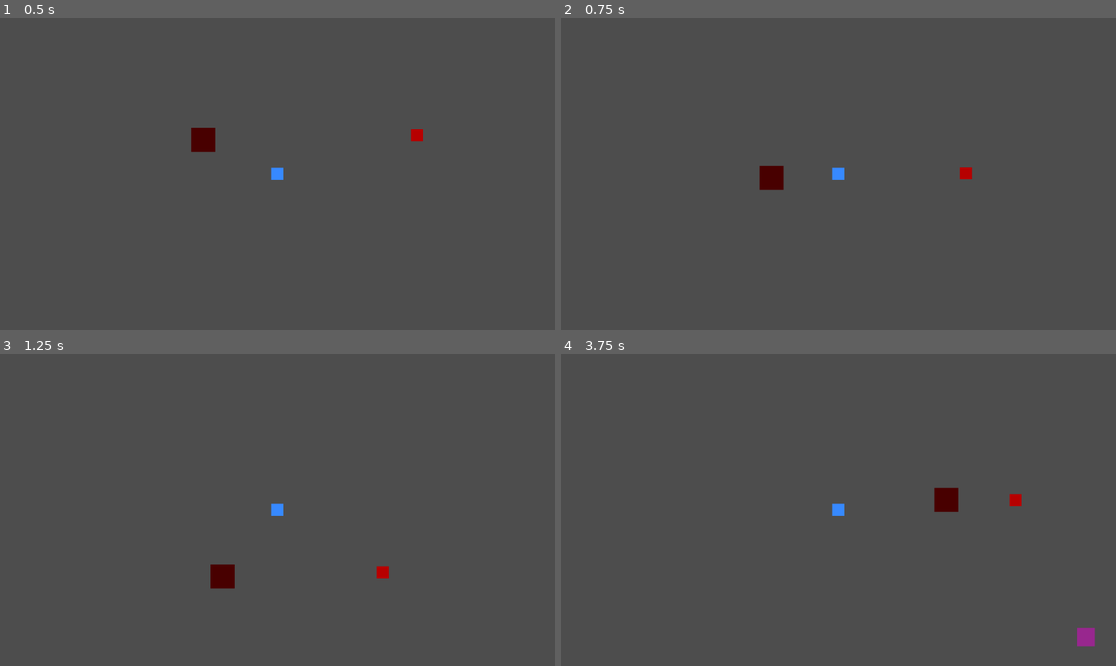
Above: before the commit, frames 1-4 (two rows, left to right).
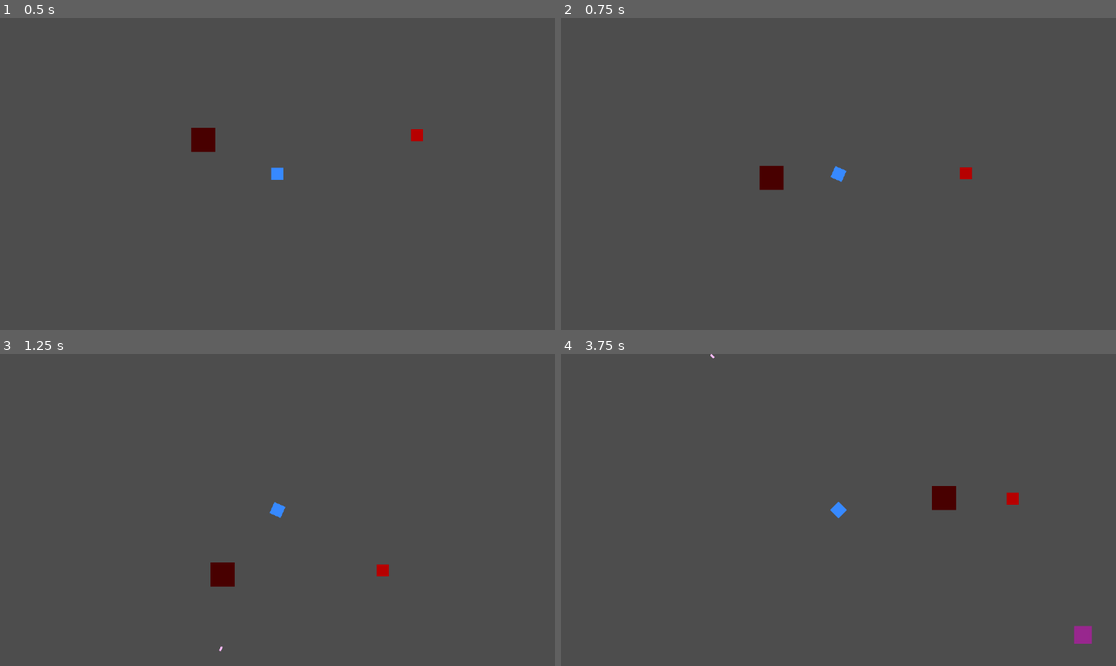
Above: after the commit, the same moments.

Repository: Nowex214/survivor-arena
Game: Godot game, scene res://World/Scene/world.tscn
Two runs of this game, one before a commit and one after it. Both use one fixed random seed, a clock stepped at 60 frames per second and the inputs below.
Inputs (mouse positions are in pixels of both pictures, inside the frame that each line leads up to):
- Up to frame 1 (0.5 s): no input
- Up to frame 2 (0.75 s): move the mouse to (810, 236) at 0.52 s; press the mouse at (810, 236) at 0.53 s; hold W (move_up) from 0.53 s (still down)
- Up to frame 3 (1.25 s): keep holding W (move_up)
- Up to frame 4 (3.75 s): move the mouse to (1005, 556) at 1.27 s; release the mouse at (1005, 556) at 1.28 s; click (1005, 556) at 1.35 s; move the mouse to (672, 463) at 2.02 s; release W (move_up) at 2.03 s; press the mouse at (672, 463) at 2.03 s; hold A (move_left) 2.03-3.53 s; move the mouse to (866, 510) at 2.77 s; release the mouse at (866, 510) at 2.78 s; click (866, 510) at 2.85 s; move the mouse to (755, 432) at 3.52 s; press the mouse at (755, 432) at 3.53 s; hold S (move_down) from 3.53 s (still down)

Frame 1 is identical in both runs. In frame 2, less than 0.1% of the frame differs, in the area x 48-52%, y 47-53%; in frame 3, 0.1%; in frame 4, 0.3%, in the area x 26-97%, y 0-94%.

Commit message:
shooting func started

Diff:
--- a/survivor-arena/Enemies/Scene/enemies.tscn
+++ b/survivor-arena/Enemies/Scene/enemies.tscn
@@ -9,6 +9,8 @@
 
 [node name="Enemies" type="CharacterBody2D" groups=["Enemies"]]
 script = ExtResource("1_85357")
+max_health = null
+move_speed = null
 attack_range = 35.0
 attack_damage = 7.0
 attack_speed = 2.0
--- a/survivor-arena/Enemies/Scene/tank_enemies.tscn
+++ b/survivor-arena/Enemies/Scene/tank_enemies.tscn
@@ -10,7 +10,7 @@
 
 [node name="Tank_Enemies" type="CharacterBody2D" groups=["Enemies"]]
 script = ExtResource("1_no3bb")
-max_health = 500
+max_health = 300
 attack_range = 50.0
 attack_damage = 4.0
 attack_speed = 1.5
--- a/survivor-arena/Enemies/Script/enemies.gd
+++ b/survivor-arena/Enemies/Script/enemies.gd
@@ -49,3 +49,10 @@
 		return
 	attack_cooldown = 1.0 / attack_speed
 	player.take_damage(attack_damage)
+
+func take_damage(amount: int) -> void:
+	max_health -= amount
+	if max_health >= 0:
+		print("Enemy HP: ", max_health)
+	if max_health <= 0:
+		queue_free()
--- a/survivor-arena/Player/Scene/player.tscn
+++ b/survivor-arena/Player/Scene/player.tscn
@@ -6,9 +6,6 @@
 
 [sub_resource type="QuadMesh" id="QuadMesh_hoak5"]
 size = Vector2(20, 20)
-
-[sub_resource type="RectangleShape2D" id="RectangleShape2D_hoak5"]
-size = Vector2(24, 24)
 
 [node name="Player" type="CharacterBody2D" groups=["Player"]]
 script = ExtResource("1_4flbx")
@@ -23,9 +20,6 @@
 [node name="Camera2D" type="Camera2D" parent="."]
 zoom = Vector2(1.25, 1.25)
 
-[node name="Hitbox" type="Area2D" parent="."]
-
-[node name="CollisionShape2D" type="CollisionShape2D" parent="Hitbox"]
-shape = SubResource("RectangleShape2D_hoak5")
-
-[connection signal="body_entered" from="Hitbox" to="." method="_on_hitbox_body_entered"]
+[node name="Marker2D" type="Marker2D" parent="."]
+position = Vector2(15, 0)
+rotation = -1.5726103
--- a/survivor-arena/Player/Script/player.gd
+++ b/survivor-arena/Player/Script/player.gd
@@ -1,23 +1,51 @@
 extends CharacterBody2D
 
-const SPEED : float = 300.0
+var bullet_scene = preload("res://Weapon/Scene/bullet.tscn")
 
-var health : int = 100
+@onready var shoot_marker : Marker2D = $Marker2D
 
-func _physics_process(_delta: float) -> void:
+@export var move_speed : float = 300.0
+@export var max_health : int = 100
+@export var fire_rate : float = 0.25
+
+var fire_cooldown : float = 0.0
+
+func _physics_process(delta: float) -> void:
 	var direction := Input.get_vector("move_left", "move_right", "move_up", "move_down")
 	if direction:
-		velocity = direction * SPEED
+		velocity = direction * move_speed
 	else:
 		velocity = Vector2.ZERO
 	move_and_slide()
+	look_at(get_global_mouse_position())
+
+	fire_cooldown = max(0.0, fire_cooldown - delta)
+	if Input.is_action_pressed("shoot"):
+		shoot()
+
+# UTILS FUNCTIONS
+
+func shoot():
+	var bullet = bullet_scene.instantiate()
+	var dir = (get_global_mouse_position() - shoot_marker.global_position).normalized()
+
+	if fire_cooldown > 0:
+		return
+	fire_cooldown = fire_rate
+
+	bullet.global_position = shoot_marker.global_position
+	bullet.direction = dir
+	bullet.rotation = dir.angle()
+
+	get_tree().current_scene.add_child(bullet)
 
 func reset_game():
 	get_tree().reload_current_scene()
 
 func take_damage(amount: int) -> void:
-	health -= amount
-	print("Player HP: ", health)
-	if health <= 0:
+	max_health -= amount
+	if max_health >= 0:
+		print("Player HP: ", max_health)
+	if max_health <= 0:
 		print("Game Over")
 		call_deferred("reset_game")
--- a/survivor-arena/Weapon/Scene/bullet.tscn
+++ b/survivor-arena/Weapon/Scene/bullet.tscn
@@ -1,4 +1,6 @@
-[gd_scene load_steps=3 format=3 uid="uid://3rby53imqmcf"]
+[gd_scene load_steps=4 format=3 uid="uid://3rby53imqmcf"]
+
+[ext_resource type="Script" uid="uid://ca4axhqu2n64p" path="res://Weapon/Script/bullet.gd" id="1_10x0s"]
 
 [sub_resource type="RectangleShape2D" id="RectangleShape2D_q3low"]
 size = Vector2(7.5, 3.25)
@@ -6,7 +8,8 @@
 [sub_resource type="QuadMesh" id="QuadMesh_10x0s"]
 size = Vector2(7.5, 3.25)
 
-[node name="Bullet" type="RigidBody2D"]
+[node name="Bullet" type="Area2D"]
+script = ExtResource("1_10x0s")
 
 [node name="CollisionShape2D" type="CollisionShape2D" parent="."]
 shape = SubResource("RectangleShape2D_q3low")
@@ -14,3 +17,5 @@
 [node name="MeshInstance2D" type="MeshInstance2D" parent="."]
 modulate = Color(1, 0.7372549, 1, 1)
 mesh = SubResource("QuadMesh_10x0s")
+
+[connection signal="body_entered" from="." to="." method="_on_body_entered"]
--- /dev/null
+++ b/survivor-arena/Weapon/Script/bullet.gd
@@ -0,0 +1,18 @@
+extends Area2D
+
+@export var bullet_speed : float = 1500.0
+@export var bullet_damage : float = 30.0
+
+var direction : Vector2 = Vector2.ZERO
+
+func _ready() -> void:
+	pass
+
+func _physics_process(delta: float) -> void:
+	position += direction * bullet_speed * delta
+
+
+func _on_body_entered(body: Node) -> void:
+	if body.is_in_group("Enemies"):
+		body.take_damage(bullet_damage)
+		queue_free()
--- a/survivor-arena/project.godot
+++ b/survivor-arena/project.godot
@@ -41,3 +41,8 @@
 "events": [Object(InputEventKey,"resource_local_to_scene":false,"resource_name":"","device":-1,"window_id":0,"alt_press …(192 unchanged characters)…
 ]
 }
+shoot={
+"deadzone": 0.2,
+"events": [Object(InputEventMouseButton,"resource_local_to_scene":false,"resource_name":"","device":-1,"window_id":0,"alt_pressed":false,"shift_pressed":false,"ctrl_pressed":false,"meta_pressed":false,"button_mask":1,"position":Vector2(227, 15),"global_position":Vector2(236, 63),"factor":1.0,"button_index":1,"canceled":false,"pressed":true,"double_click":false,"script":null)
+]
+}
Not shown: 1 places in survivor-arena/Player/Scene/player.tscn that only renumber resources
Not shown, added: survivor-arena/Weapon/Script/bullet.gd.uid
Not shown, added: survivor-arena/.editorconfig
Not shown, added: survivor-arena/.gitattributes
Not shown, added: survivor-arena/.gitignore
